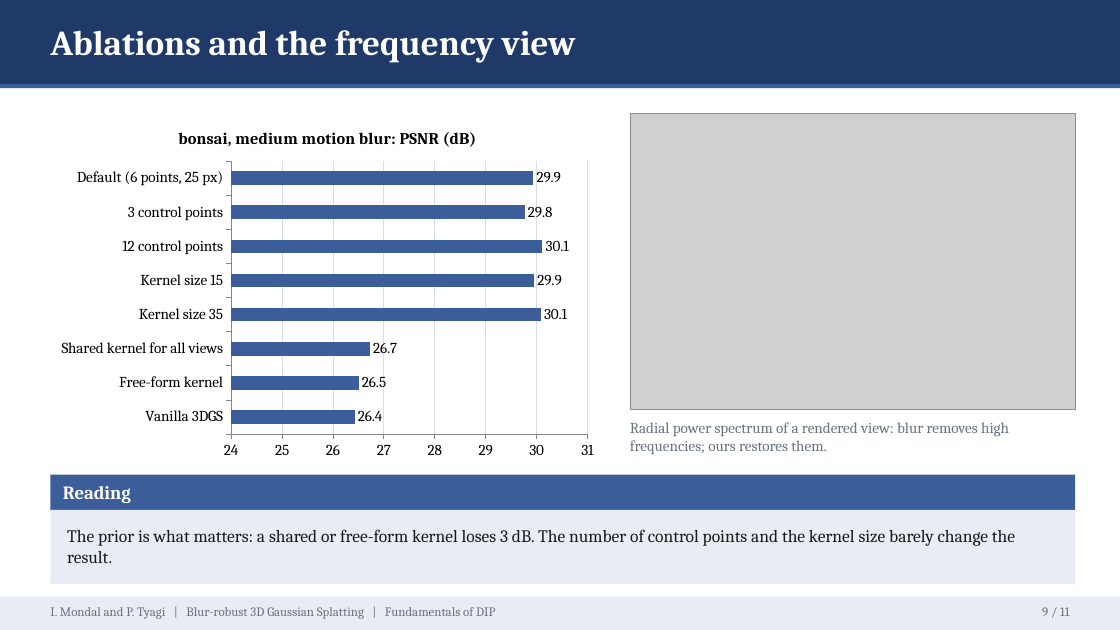
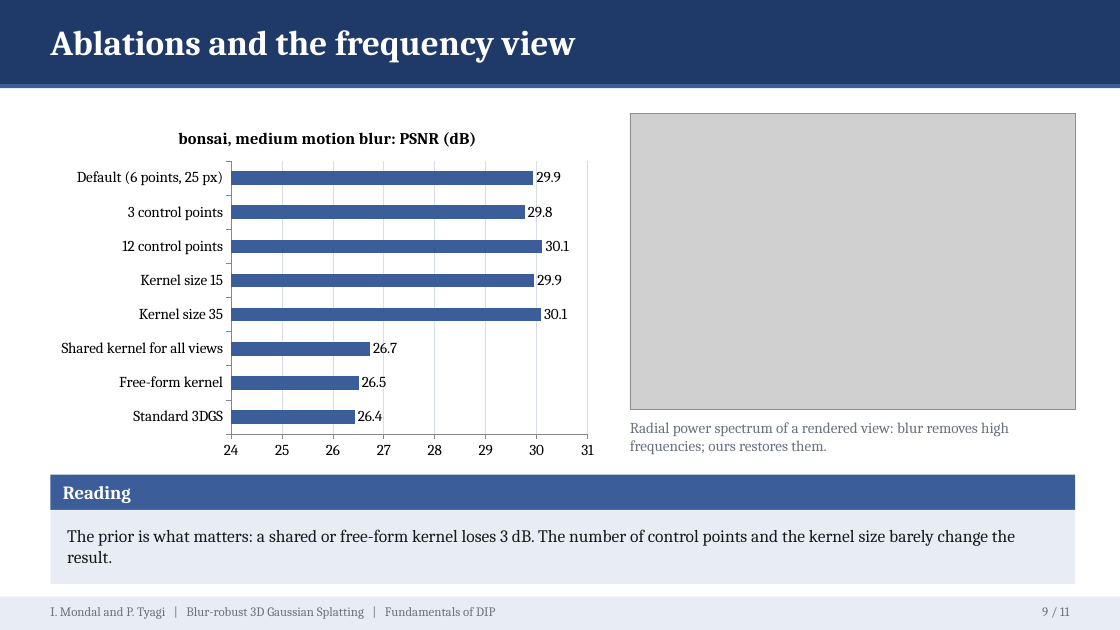
Before and after one commit to IshaanM05/blur-robust-3dgs, a slide deck: slide 9 of docs/slides.pptx. Drawn at 1120x630 pixels with LibreOffice and Linux fonts; fonts in the diff are those of the drawing; grey boxes stand for pictures. Boxes give left, top, right and bottom in pixels: in the first picture for what was removed or moved away, otherwise in the second. Text is boxed around its words. In the diff, an @@ line names an element or a change of style, - is before the commit and + after.

Commit message:
Slides: plain-language labels, define symbols, caption the kernel figure

```diff
--- a/docs/slides.pptx
+++ b/docs/slides.pptx
@@ bar chart at bbox=[50, 113, 605, 466] @@
-categories: Vanilla 3DGS, Free-form kernel, Shared kernel for all views, Kernel size 35, Kernel size 15, 12 control points, 3 control points, Default (6 points, 25 px)
+categories: Standard 3DGS, Free-form kernel, Shared kernel for all views, Kernel size 35, Kernel size 15, 12 control points, 3 control points, Default (6 points, 25 px)
```
Also in this commit, not shown: 8 other slides changed, 1 other file.
